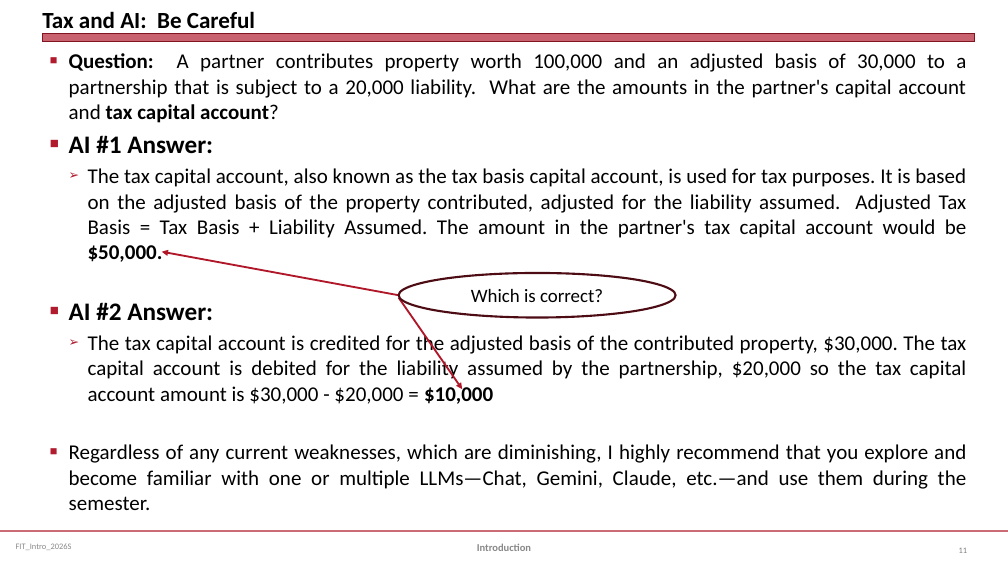
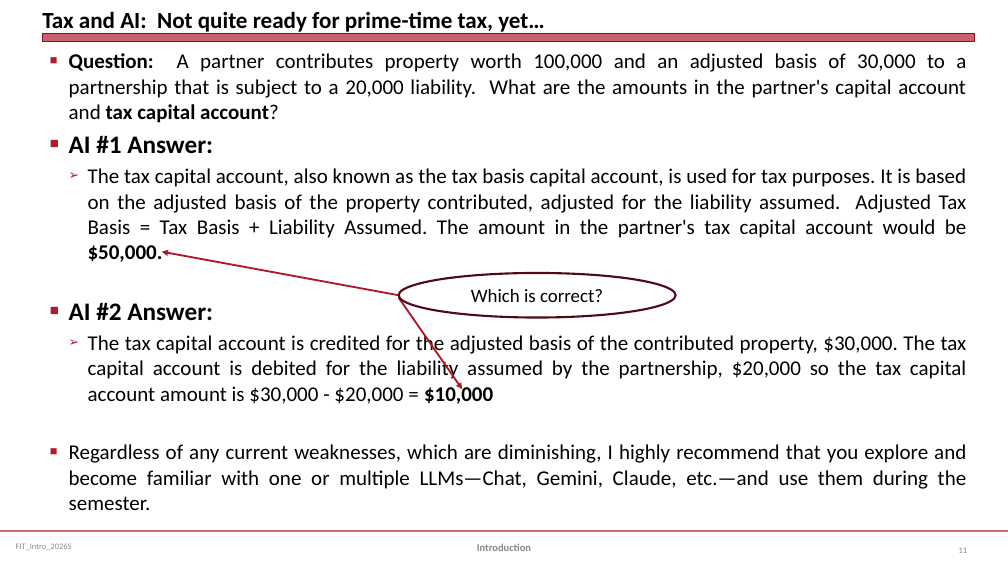
Before and after one commit to jmc877/Fed-Income-Tax, a slide deck: slide 11 of slides/FIT_Intro_2026S.pptx. Drawn at 1008x567 pixels with LibreOffice and Linux fonts; fonts in the diff are those of the drawing. Boxes give left, top, right and bottom in pixels: in the first picture for what was removed or moved away, otherwise in the second. Text is boxed around its words. In the diff, an @@ line names an element or a change of style, - is before the commit and + after.

```diff
--- a/slides/FIT_Intro_2026S.pptx
+++ b/slides/FIT_Intro_2026S.pptx
@@ title at (42,11,545,35): text changed @@
-Tax and AI: Be Careful
+Tax and AI: Not quite ready for prime-time tax, yet…
```
Also in this commit, not shown: 2 other slides changed.
